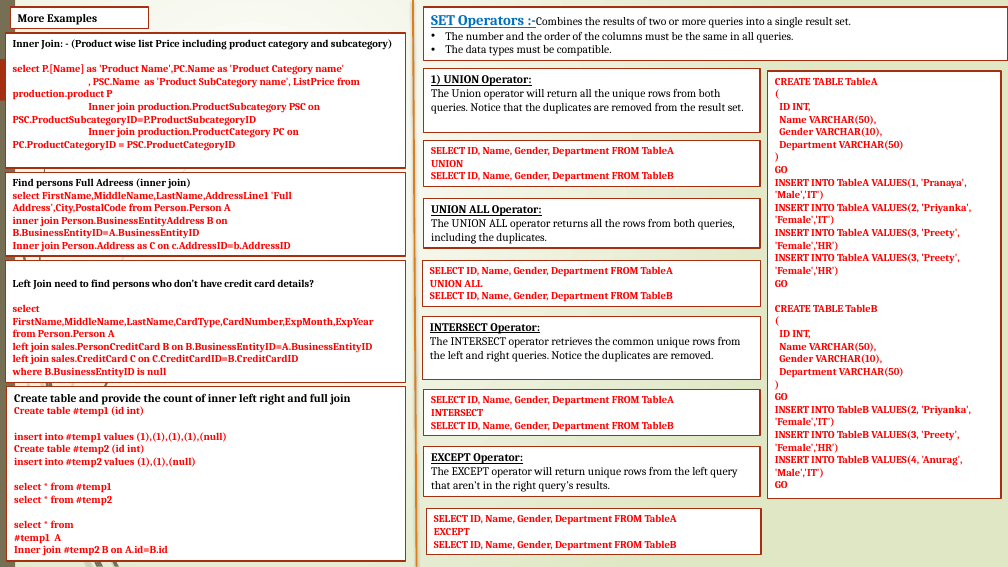
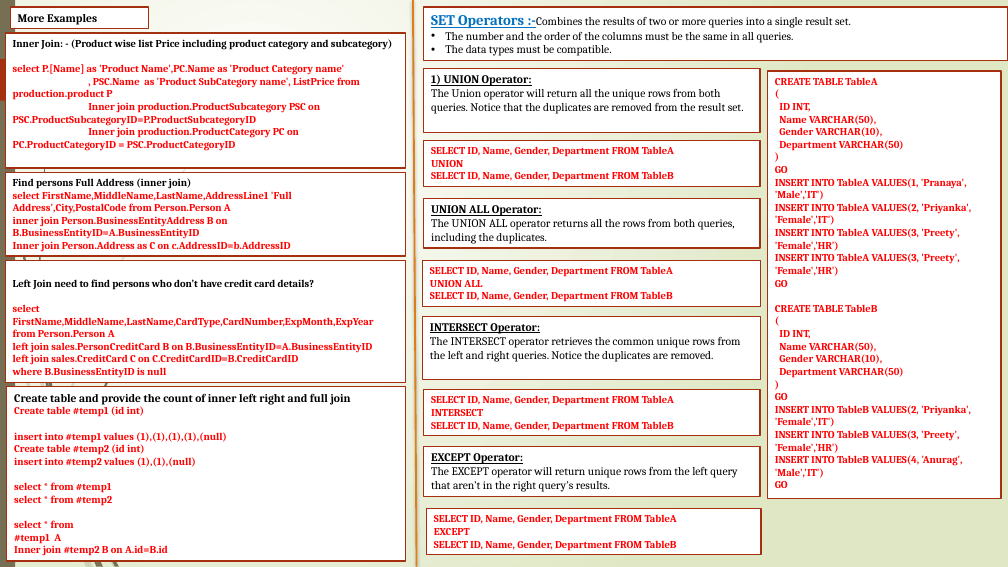
Before and after one commit to tanajisulagave/SQL-Server, a slide deck: slide 24 of SQL Server/SQL_PPT.pptx. Drawn at 1008x567 pixels with LibreOffice and Linux fonts; fonts in the diff are those of the drawing. Boxes give left, top, right and bottom in pixels: in the first picture for what was removed or moved away, otherwise in the second. Text is boxed around its words. In the diff, an @@ line names an element or a change of style, - is before the commit and + after.

```diff
--- a/SQL Server/SQL_PPT.pptx
+++ b/SQL Server/SQL_PPT.pptx
@@ text in rectangle at (13,178,191,189): text changed @@
-Find persons Full Adreess (inner join)
+Find persons Full Address (inner join)
```
Also in this commit, not shown: 7 slides added.
